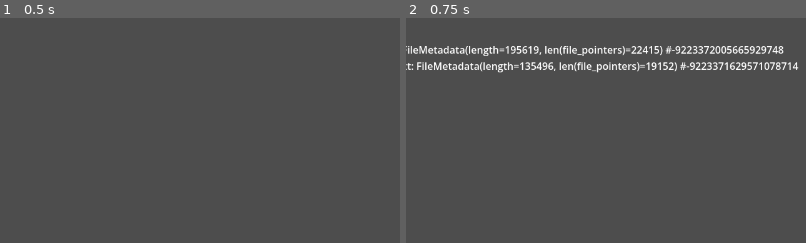
Above: before the commit, frames 1-2 (left to right).
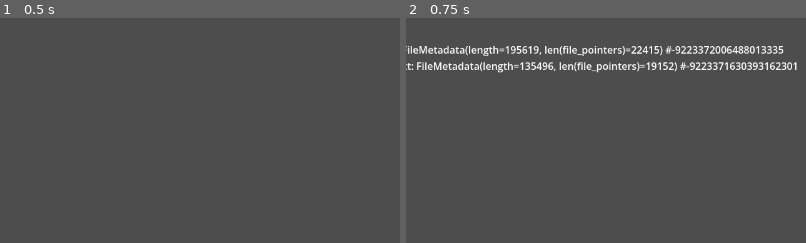
Above: after the commit, the same moments.

Repository: fish-food89/obfuscator89
Game: Godot game, scene res://scenes/main/main.tscn
The game is run twice, just before and just after one commit, with the same random seed, the same clock (stepped at 60 frames per second) and the same inputs.
Inputs:
- Up to frame 1 (0.5 s): no input
- Up to frame 2 (0.75 s): click "Generate given name" at 0.5 s
The pictures show only the part of the screen within x 36-86%, y 0-50%; the shares and areas given below are measured in that part.

Frame 1 is identical in both runs. In frame 2, 0.6% of the frame differs, in the area x 80-98%, y 12-24%.

Commit message:
Simplified `DataFile` categories
GDScript allows fur dictionary keys to be accessed with
dot notation so long as the key is a string literal. This
makes things convenient for handling the support for data
file categories.

Diff:
--- a/src/scenes/main/generate_given_name.gd
+++ b/src/scenes/main/generate_given_name.gd
@@ -20,9 +20,3 @@
         })
 
         print(metadata.file_pointers[0])
-        metadata.file_pointers[0].start_pos = 1337
-
-    for category in DataFiles.categories:
-        print(category.file_path)
-        category.file_path = "haha"
-        print(category.file_path)
--- a/src/singletons/data_files.gd
+++ b/src/singletons/data_files.gd
@@ -5,84 +5,40 @@
 ## and stored by this singleton upon loading the application.
 
 
-const FILE_PATH_BASE: String = "res://data/"
+const _FILE_PATH: String = "file_path"
+const FILE_PATH_BASE: String = "res://data"
 
-var _categories: Array[Category] = [
-    Category.new(
-        "given_name",
-        "names/given_names",
-    ),
-    Category.new(
-        "surname",
-        "names/surnames",
-    ),
-]
+var _category: Dictionary[String, Dictionary] = {
+    "given_name": {
+        _FILE_PATH: "names/given_names",
+    },
+    "surname": {
+        _FILE_PATH: "names/surnames",
+    },
+}
 var _files: Dictionary[String, Variant]
 
-var categories: Array[Category]:
+var category: Dictionary[String, Dictionary]:
     get:
-        return _categories.duplicate(true)
+        return _category.duplicate(true)
     set(_value):
         Utils.set_not_allowed(
             self.name,
-            "categories",
+            "category",
         )
 
 
-## To be used for categorising data files so that they are logically managed.
-class Category:
-    extends RefCounted89
-
-    static var _wrapping_class_name: String = "":
-        get:
-            return _wrapping_class_name
-        set(value):
-            if not len(_wrapping_class_name):
-                _wrapping_class_name = value
-
-    static var _class_name: String = "Category":
-        get:
-            return "{wrapping_class}.{class_name}".format({
-                "wrapping_class": _wrapping_class_name,
-                "class_name": _class_name,
-            })
-        set(_value):
-            Utils.set_not_allowed(
-                _class_name,
-                "_class_name",
-            )
-
-    var _name: String
-    var _file_path: String
-
-    var name: String:
-        get:
-            return _name
-        set(_value):
-            Utils.set_not_allowed(
-                _class_name,
-                "name",
-            )
-    var file_path: String:
-        get:
-            return _file_path
-        set(_value):
-            Utils.set_not_allowed(
-                _class_name,
-                "file_path",
-            )
-
-    func _init(
-            name_: String,
-            file_path_: String,
-    ) -> void:
-        _name = name_
-        _file_path = file_path_
+func _ready() -> void:
+    _initialize_category()
+    _scan()
 
 
-func _ready() -> void:
-    Category._wrapping_class_name = self.name
-    _scan()
+func _initialize_category() -> void:
+    for value in _category.values():
+        value.file_path = "{base}/{path}".format({
+            "base": FILE_PATH_BASE,
+            "path": value.file_path,
+        })
 
 
 ## Scans the files in the `data/` directory recursively
